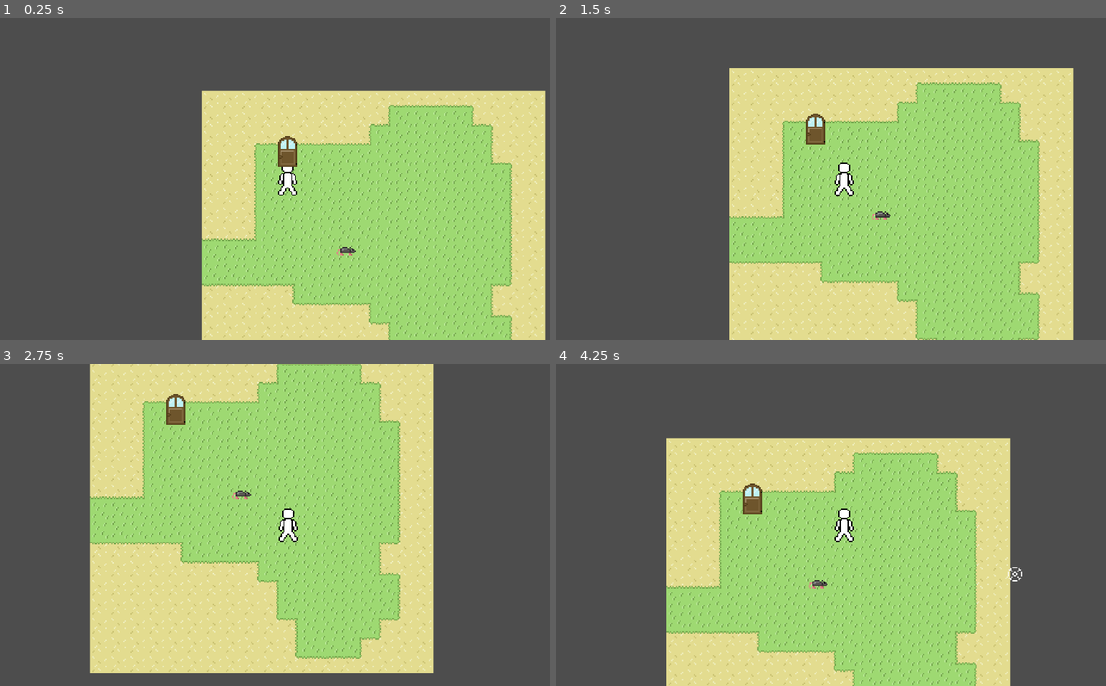
Above: before the commit, frames 1-4 (two rows, left to right).
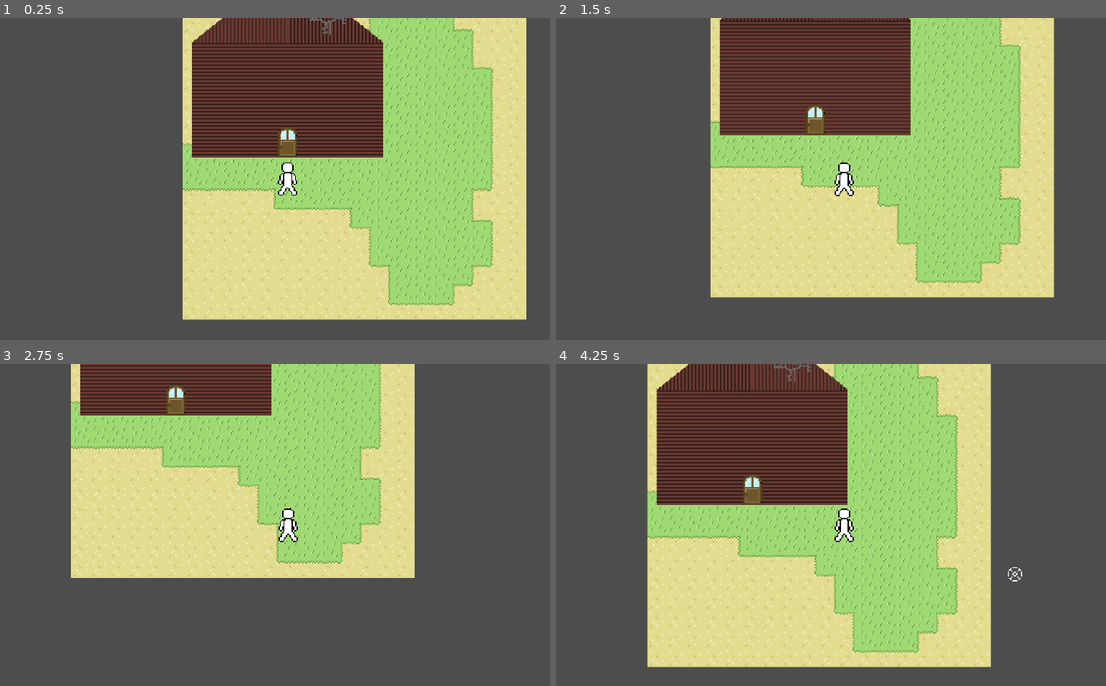
Above: after the commit, the same moments.

Repository: minimar/survivalgamething
Game: Godot game, scene res://Scenes/overworld.tscn
Same seed, same stepped clock (60 frames per second), same inputs: the game is played once before the commit and once after it.
Inputs (mouse positions are in pixels of both pictures, inside the frame that each line leads up to):
- Up to frame 1 (0.25 s): no input
- Up to frame 2 (1.5 s): move the mouse to (968, 162) at 0.52 s; hold D (ui_right) 0.53-1.28 s; hold Right mouse button (Aim) 0.53-1.28 s; move the mouse to (726, 195) at 1.27 s; hold S (ui_down) from 1.28 s (still down); click (726, 195) at 1.35 s
- Up to frame 3 (2.75 s): move the mouse to (341, 454) at 2.02 s; release S (ui_down) at 2.03 s; hold D (ui_right) from 2.03 s (still down); tap E (Interact, bound only after the commit) at 2.1 s
- Up to frame 4 (4.25 s): move the mouse to (814, 589) at 2.77 s; release D (ui_right) at 2.78 s; hold W (ui_up) 2.78-3.53 s; tap Z (Interact, bound only before the commit) at 2.85 s; move the mouse to (1012, 573) at 3.52 s; hold A (ui_left) from 3.53 s (still down); hold Right mouse button (Aim) from 3.53 s (still down)

The runs differ from the first frame. In frame 1, 44% of the frame differs, in the area x 33-100%, y 0-100%; in frame 2, 44%; in frame 3, 41%; in frame 4, 44%, in the area x 16-83%, y 0-100%.

Commit message:
Add Cabin Sprite & Warps

Diff:
--- a/Scenes/Instanced Objects/World Objects/area_warp.tscn
+++ b/Scenes/Instanced Objects/World Objects/area_warp.tscn
@@ -3,7 +3,7 @@
 [ext_resource type="Script" path="res://Scripts/area_warp.gd" id="1_f6onr"]
 
 [sub_resource type="RectangleShape2D" id="RectangleShape2D_2t8o5"]
-size = Vector2(16, 16)
+size = Vector2(16, 28)
 
 [node name="AreaWarp" type="Area2D"]
 collision_layer = 8
@@ -11,6 +11,7 @@
 script = ExtResource("1_f6onr")
 
 [node name="CollisionShape2D" type="CollisionShape2D" parent="."]
+position = Vector2(0, 6)
 shape = SubResource("RectangleShape2D_2t8o5")
 
 [connection signal="body_entered" from="." to="." method="_on_player_entered"]
--- a/Scenes/Instanced Objects/World Objects/object.tscn
+++ b/Scenes/Instanced Objects/World Objects/object.tscn
@@ -1,12 +1,16 @@
-[gd_scene load_steps=2 format=3 uid="uid://c3t83v8ufuh5v"]
+[gd_scene load_steps=3 format=3 uid="uid://c3t83v8ufuh5v"]
 
-[sub_resource type="RectangleShape2D" id="RectangleShape2D_vslwj"]
-size = Vector2(16, 16)
+[ext_resource type="Texture2D" uid="uid://b824jr26sru8g" path="res://Assets/Sprites/World Objects/cabin.png" id="1_yxyjq"]
 
-[node name="Object" type="StaticBody2D"]
+[sub_resource type="RectangleShape2D" id="RectangleShape2D_v4n7t"]
+size = Vector2(160, 96)
+
+[node name="Cabin" type="StaticBody2D"]
 position = Vector2(32, 72)
 
+[node name="Sprite2D" type="Sprite2D" parent="."]
+texture = ExtResource("1_yxyjq")
+
 [node name="CollisionShape2D" type="CollisionShape2D" parent="."]
-shape = SubResource("RectangleShape2D_vslwj")
-
-[node name="Sprite2D" type="Sprite2D" parent="."]
+position = Vector2(0, 32)
+shape = SubResource("RectangleShape2D_v4n7t")
--- a/Scenes/cabin.tscn
+++ b/Scenes/cabin.tscn
@@ -90,7 +90,7 @@
 
 [node name="AreaWarp" parent="." instance=ExtResource("8_0fkw3")]
 position = Vector2(104, 200)
-warpCoordinates = Vector2(72, 72)
+warpCoordinates = Vector2(88, 152)
 targetScene = "res://Scenes/overworld.tscn"
 
 [editable path="Crate"]
--- a/Scenes/overworld.tscn
+++ b/Scenes/overworld.tscn
@@ -4,9 +4,9 @@
 [ext_resource type="Texture2D" uid="uid://dlk503n14kgo1" path="res://Assets/Sprites/worldSpriteSheet.png" id="1_elug6"]
 [ext_resource type="PackedScene" uid="uid://brfafs40nxg43" path="res://Scenes/player.tscn" id="2_5v2tu"]
 [ext_resource type="PackedScene" uid="uid://dt2omxug7nikb" path="res://Scenes/ui.tscn" id="3_xgsdj"]
-[ext_resource type="PackedScene" uid="uid://dvn72jyfd4k6l" path="res://Scenes/Instanced Objects/NPCS/Enemies/rat.tscn" id="5_nmofg"]
 [ext_resource type="PackedScene" uid="uid://dtftppak8ll7" path="res://Scenes/Instanced Objects/World Objects/area_warp.tscn" id="6_87ip7"]
 [ext_resource type="Texture2D" uid="uid://cu5f50bxex44p" path="res://Assets/Sprites/World Objects/door.png" id="7_1uym7"]
+[ext_resource type="PackedScene" uid="uid://c3t83v8ufuh5v" path="res://Scenes/Instanced Objects/World Objects/object.tscn" id="8_b46nv"]
 
 [sub_resource type="TileSetAtlasSource" id="TileSetAtlasSource_jw1s1"]
 texture = ExtResource("1_elug6")
@@ -37,7 +37,7 @@
 layer_0/tile_data = PackedInt32Array(196611, 65536, 14, 262147, 65536, 14, 327683, 65536, 14, 393219, 65536, 14, 393220 …(5728 unchanged characters)…
 
 [node name="Player" parent="." instance=ExtResource("2_5v2tu")]
-position = Vector2(72, 72)
+position = Vector2(88, 152)
 scale = Vector2(1, 1)
 
 [node name="Camera2D" type="Camera2D" parent="Player"]
@@ -53,13 +53,12 @@
 visible = false
 polygon = PackedVector2Array(-32, 0, -32, 280, 296, 280, 296, -8, -32, -8, -32, -32, 320, -32, 320, 320, -64, 320, -64, 0)
 
-[node name="Rat" parent="." instance=ExtResource("5_nmofg")]
-position = Vector2(120, 136)
+[node name="Cabin" parent="." instance=ExtResource("8_b46nv")]
+position = Vector2(88, 56)
 
 [node name="AreaWarp" parent="." instance=ExtResource("6_87ip7")]
-position = Vector2(72, 56)
+position = Vector2(88, 120)
 targetScene = "res://Scenes/cabin.tscn"
 
 [node name="Sprite2D" type="Sprite2D" parent="AreaWarp"]
-position = Vector2(0, -8)
 texture = ExtResource("7_1uym7")
--- a/project.godot
+++ b/project.godot
@@ -80,7 +80,7 @@
 }
 Interact={
 "deadzone": 0.5,
-"events": [Object(InputEventKey,"resource_local_to_scene":false,"resource_name":"","device":-1,"window_id":0,"alt_pressed":false,"shift_pressed":false,"ctrl_pressed":false,"meta_pressed":false,"pressed":false,"keycode":0,"physical_keycode":90,"key_label":0,"unicode":122,"echo":false,"script":null)
+"events": [Object(InputEventKey,"resource_local_to_scene":false,"resource_name":"","device":-1,"window_id":0,"alt_pressed":false,"shift_pressed":false,"ctrl_pressed":false,"meta_pressed":false,"pressed":false,"keycode":0,"physical_keycode":69,"key_label":0,"unicode":101,"echo":false,"script":null)
 , Object(InputEventJoypadButton,"resource_local_to_scene":false,"resource_name":"","device":-1,"button_index":0,"pressure":0.0,"pressed":true,"script":null)
 ]
 }
Binary file added: Assets/Sprites/World Objects/cabin.aseprite
Binary file added: Assets/Sprites/World Objects/cabin.png
Not shown, added: Assets/Sprites/World Objects/cabin.png.import
